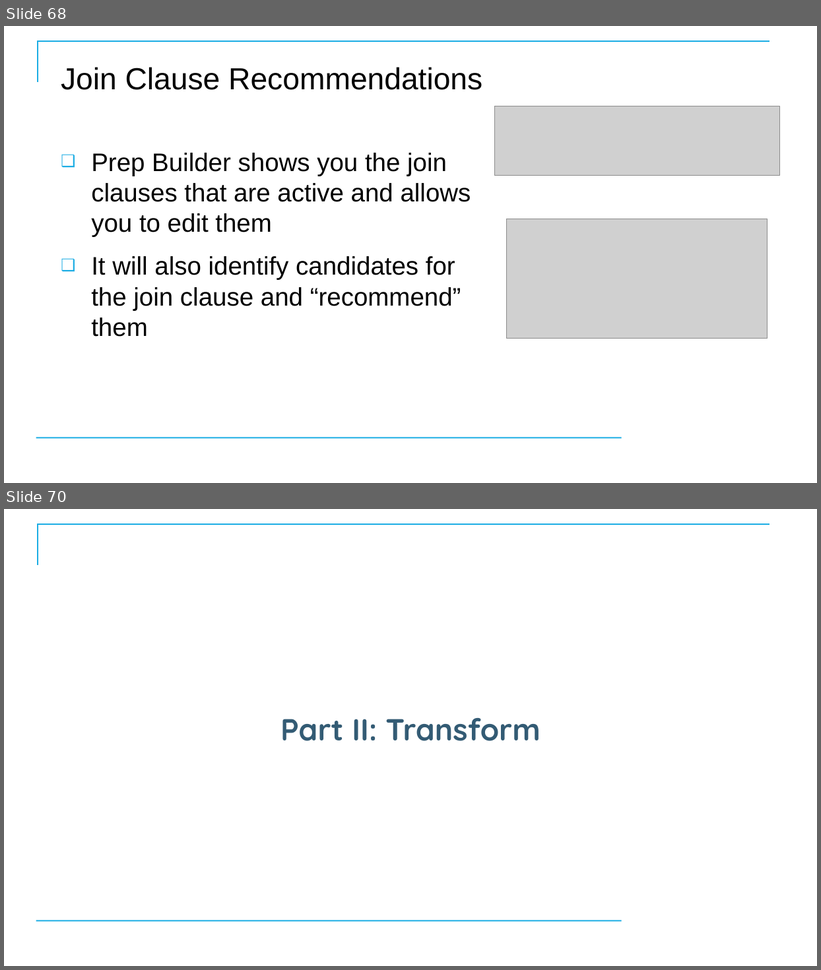
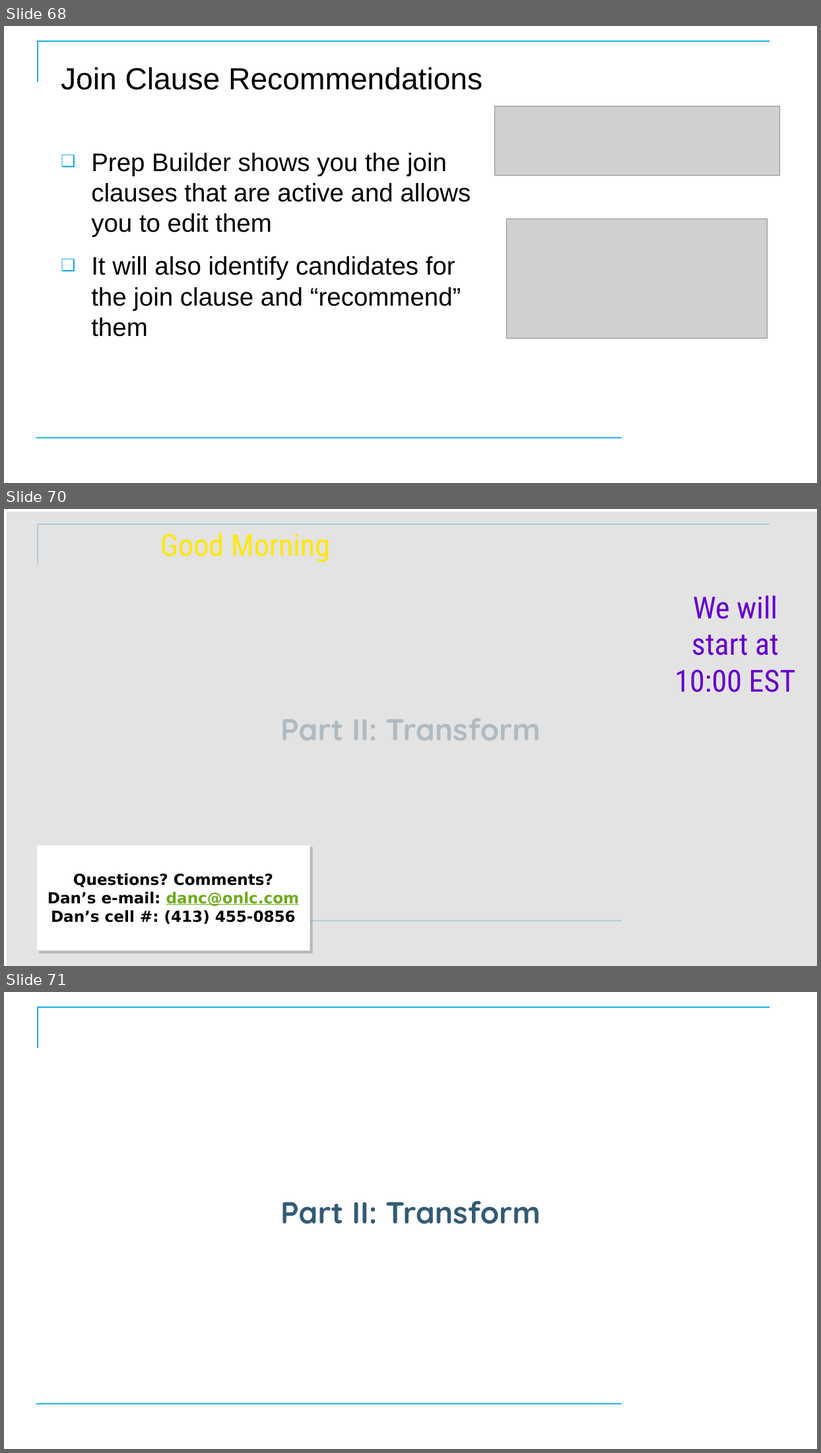
Before and after one commit to CostelloTechnicalConsulting/XTBP10---Tableau-Prep-Introduction, a slide deck: ppt/TableauPrepBuilderIntroV1_2.pptx. Shown one above the other, each under a label of ours: slides 68 and 70 before the commit, slides 68, 70 and 71 after it; the slides between them are not shown. The pictures are 821x970 and 821x1453 pixels, drawn with LibreOffice and Linux fonts; fonts in the diff are those of the drawing; grey boxes stand for pictures; background and template pictures are left out. Boxes give left, top, right and bottom in pixels: in the first picture for what was removed or moved away, otherwise in the second. Text is boxed around its words. In the diff, an @@ line names an element or a change of style, - is before the commit and + after.

```diff
--- a/ppt/TableauPrepBuilderIntroV1_2.pptx
+++ b/ppt/TableauPrepBuilderIntroV1_2.pptx
@@ slide 70 added at [4, 509, 817, 966], background #FFFFFF; not listed: 2 template elements that a slide beside it also shows @@
@@ rectangle added at [4, 509, 817, 966], fill #FFFFFF at 50% opacity @@
@@ text added at [160, 533, 330, 562], 36 pt, text gradient #FFE701 to #FE3E02 @@
+Good Morning
@@ text added at [675, 595, 796, 692], 36 pt, text gradient #6600CC to #CC00CC @@
+We will
+start at
+10:00 EST
@@ title added at [281, 718, 541, 741], 36 pt, text #335B74, bold @@
+Part II: Transform
@@ rectangle added at [37, 845, 310, 951], fill #FFFFFF, outline #DFE3E5 0.75 pt, 18 pt, text #000000, bold @@
+Questions? Comments?
+Dan’s e-mail: danc@onlc.com
+Dan’s cell #: (413) 455-0856
@@ what was slide 70 is now slide 71 @@
```
Also in this commit, not shown: 7 slides changed.
